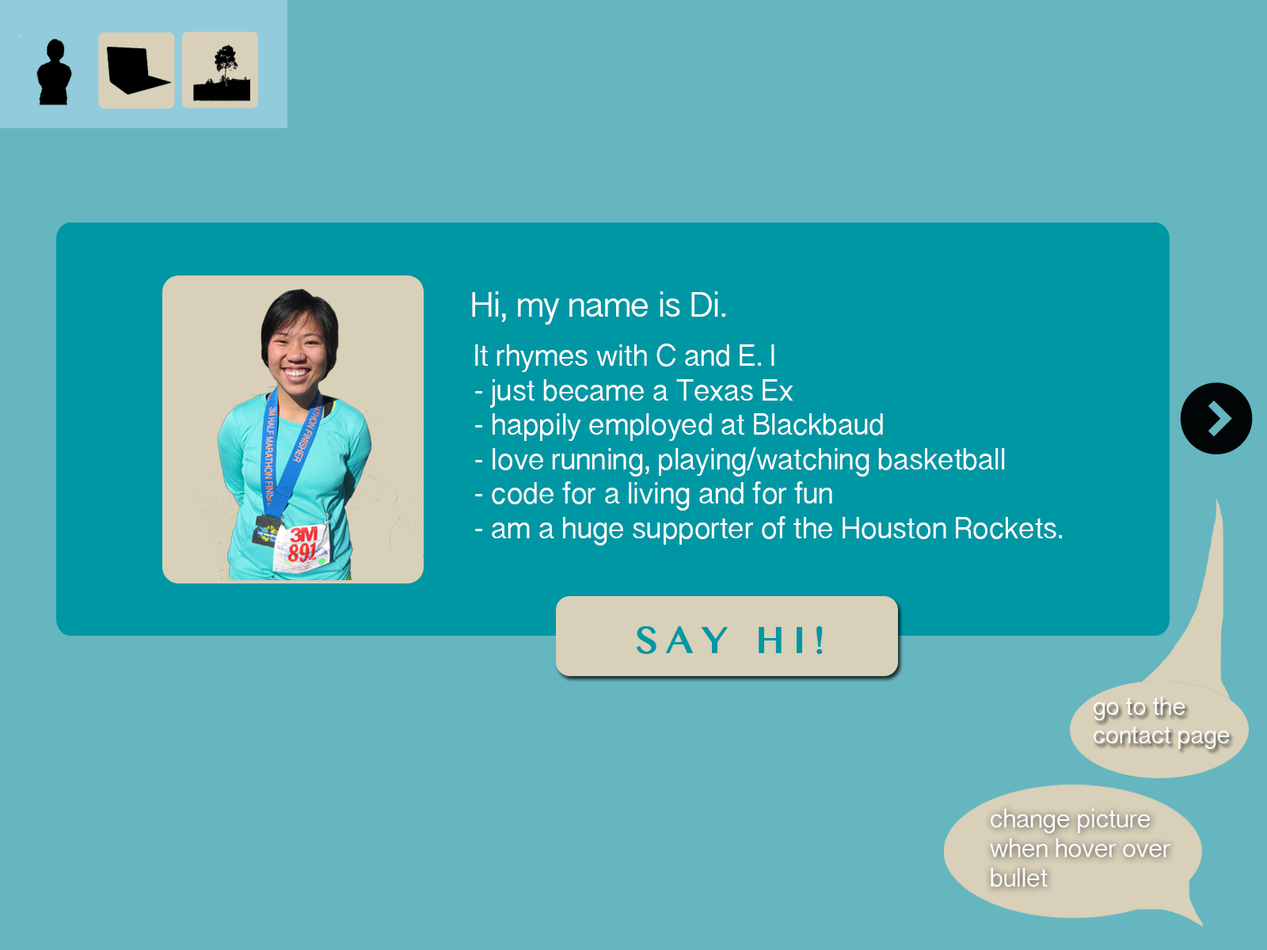
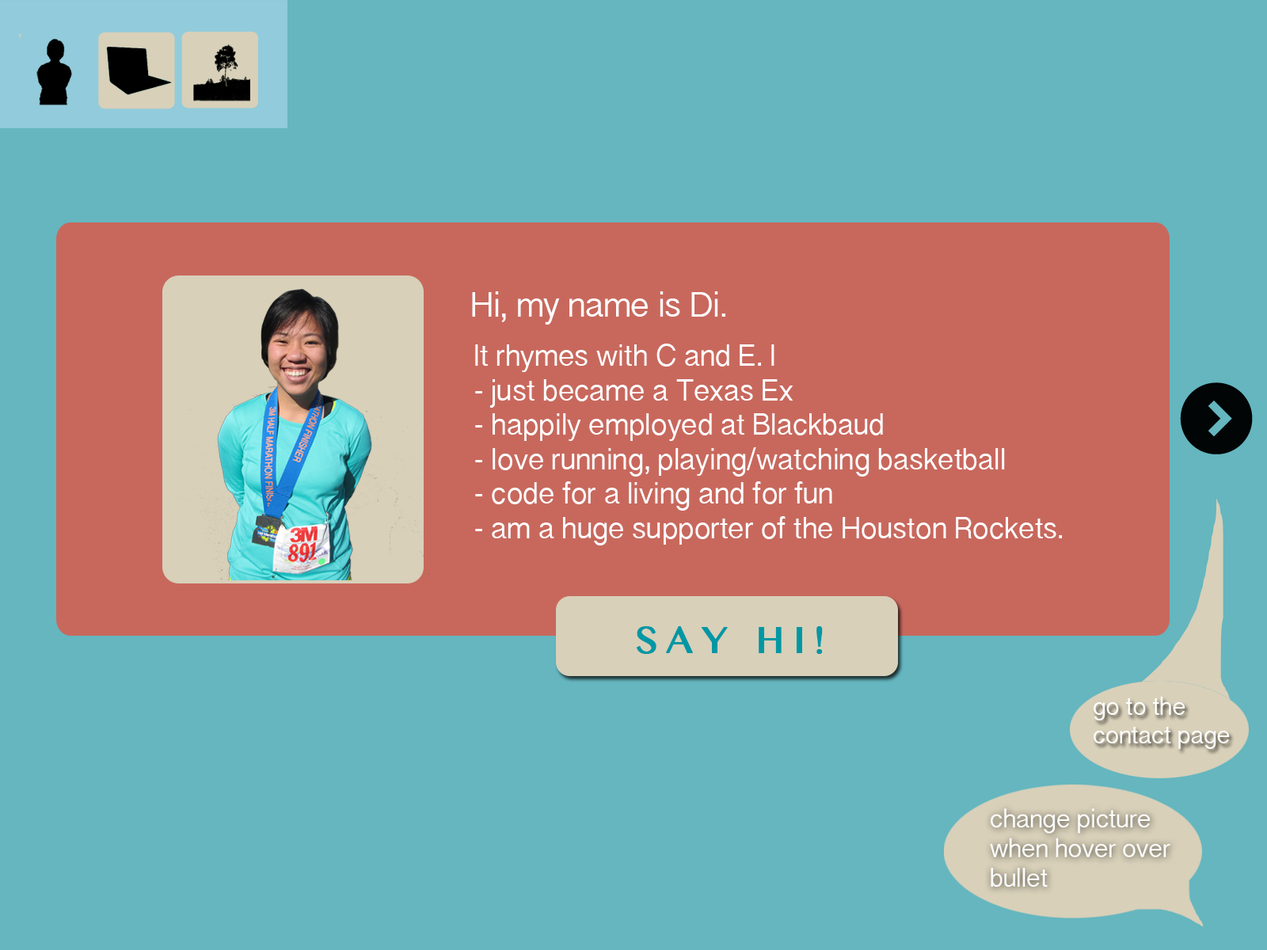
The second 1267px x 950px image is a revision of the first. Changes to its layers:
painted on "Rounded Rectangle 2" over [56, 222, 1170, 636]
